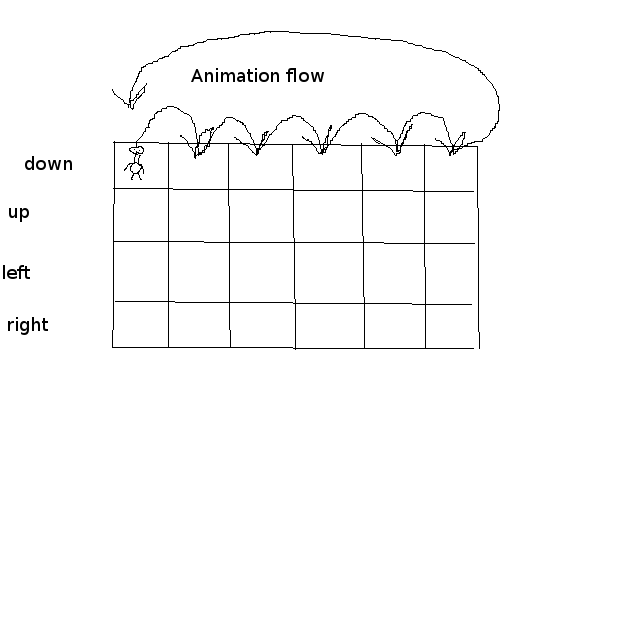
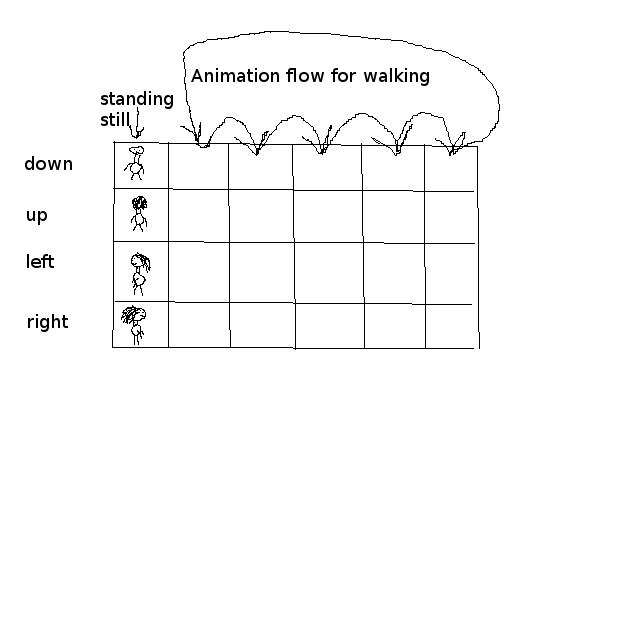
Revision of a layered 640 x 640 image; what changed, layer by layer:
painted on "right" over [8, 314, 68, 335]
painted on "left" over [3, 254, 54, 279]
painted on "up" over [9, 208, 47, 225]
renamed "Animation flow" to "Animation flow for walking", painted on it over [331, 68, 429, 86]
added layer "standing ..." above "Background" over [101, 91, 173, 126]
painted on "Background" over [112, 45, 214, 345]
